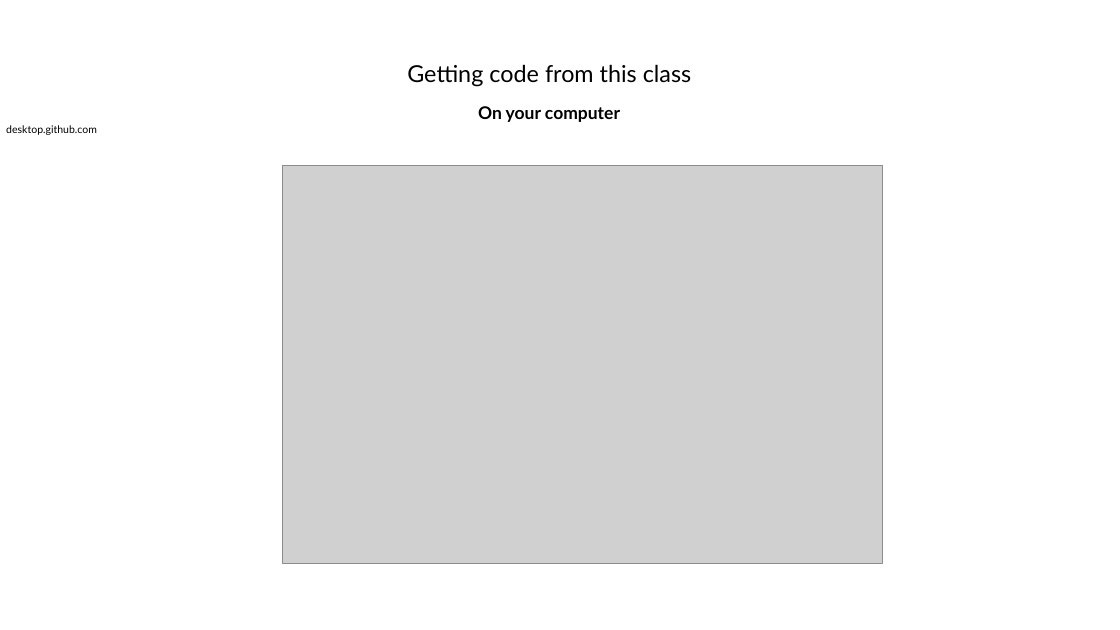
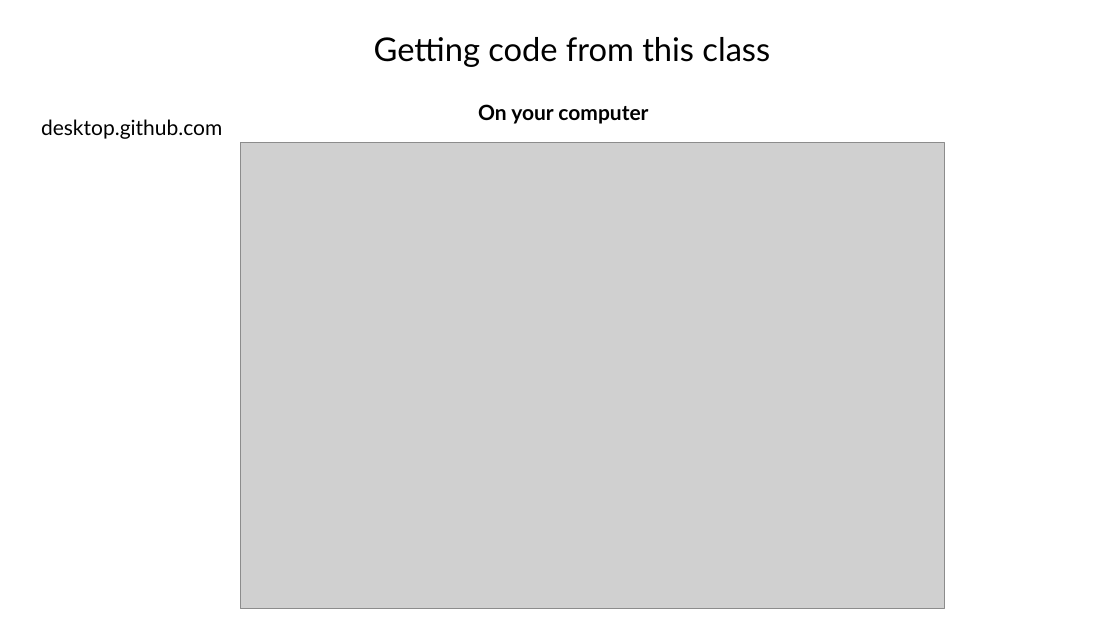
Before and after one commit to jraab/GNET749_RNAseq, a slide deck: slide 11 of lectures/2024_GNET749_Lecture1.pptx. Drawn at 1120x630 pixels with LibreOffice and Linux fonts; fonts in the diff are those of the drawing; grey boxes stand for pictures. Boxes give left, top, right and bottom in pixels: in the first picture for what was removed or moved away, otherwise in the second. Text is boxed around its words. In the diff, an @@ line names an element or a change of style, - is before the commit and + after.

```diff
--- a/lectures/2024_GNET749_Lecture1.pptx
+++ b/lectures/2024_GNET749_Lecture1.pptx
@@ text "Getting code from this class": place and size @@
-text "Getting code from this class" at bbox=[407, 64, 691, 87]
+text "Getting code from this class" at bbox=[374, 37, 770, 67]
@@ text "Getting code from this class" at bbox=[374, 37, 770, 67]: size 20 to 28 pt @@
@@ text "desktop.github.com": place and size @@
-text "desktop.github.com" at bbox=[6, 125, 97, 135]
+text "desktop.github.com" at bbox=[41, 119, 222, 139]
@@ text "desktop.github.com" at bbox=[41, 119, 222, 139]: size 9 to 18 pt @@
@@ text "On your computer" at bbox=[478, 104, 648, 124]: size 15 to 18 pt @@
@@ picture: place and size @@
-picture at bbox=[282, 166, 883, 564]
+picture at bbox=[240, 143, 944, 609]
```
Also in this commit, not shown: 7 other slides changed, 1 slide added, 1 slide removed, 15 other files.
